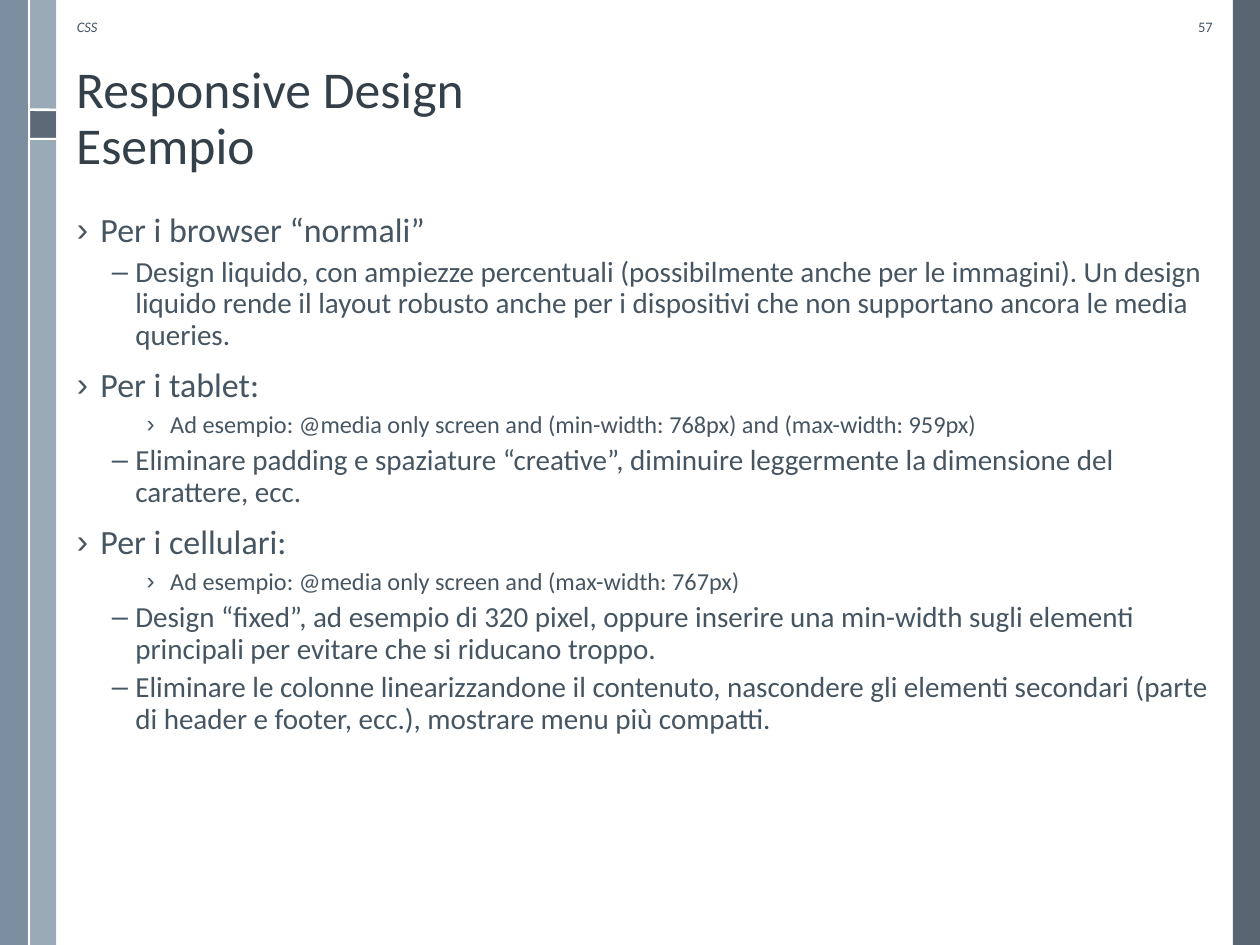
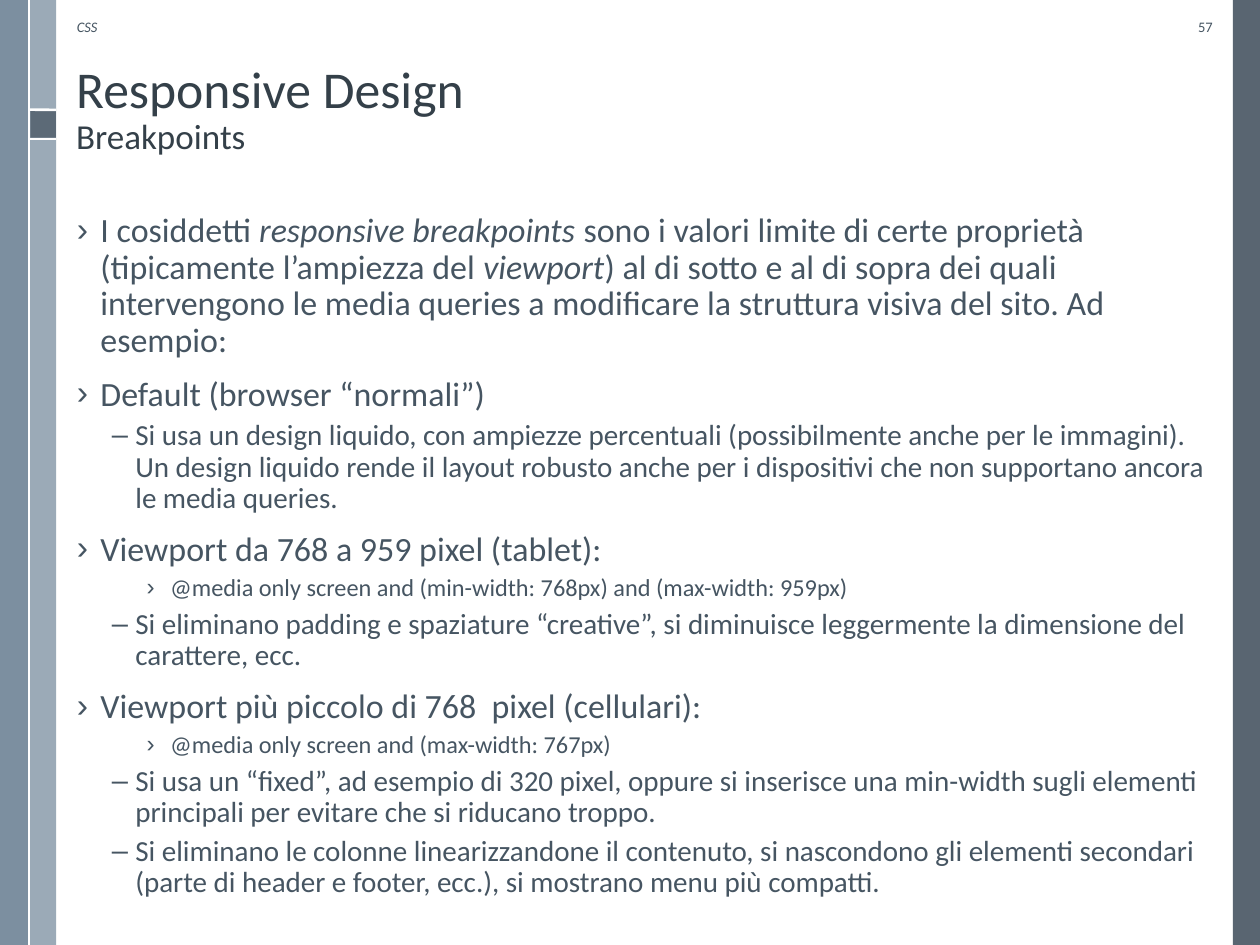
Before and after one commit to WebEngineering-Univaq/WE_Lecture_Slides, a slide deck: slide 57 of CSS3.pptx. Drawn at 1260x945 pixels with LibreOffice and Linux fonts; fonts in the diff are those of the drawing; background and template pictures are left out. Boxes give left, top, right and bottom in pixels: in the first picture for what was removed or moved away, otherwise in the second. Text is boxed around its words. In the diff, an @@ line names an element or a change of style, - is before the commit and + after.

```diff
--- a/CSS3.pptx
+++ b/CSS3.pptx
@@ title at (x1=76, y1=72, x2=464, y2=155): text changed @@
-Responsive Design
-Esempio
+Responsive Design
+Breakpoints
@@ text at (x1=100, y1=218, x2=1204, y2=897): text changed @@
-› Per i browser “normali”
-  – Design liquido, con ampiezze percentuali (possibilmente anche per le immagini). Un design liquido rende il layout robusto anche per i dispositivi che non supportano ancora le media queries.
-› Per i tablet:
-    › Ad esempio: @media only screen and (min-width: 768px) and (max-width: 959px)
-  – Eliminare padding e spaziature “creative”, diminuire leggermente la dimensione del carattere, ecc.
-› Per i cellulari:
-    › Ad esempio: @media only screen and (max-width: 767px)
-  – Design “fixed”, ad esempio di 320 pixel, oppure inserire una min-width sugli elementi principali per evitare che si riducano troppo.
-  – Eliminare le colonne linearizzandone il contenuto, nascondere gli elementi secondari (parte di header e footer, ecc.), mostrare menu più compatti.
+› I cosiddetti responsive breakpoints sono i valori limite di certe proprietà (tipicamente l’ampiezza del viewport) al di sotto e al di sopra dei quali intervengono le media queries a modificare la struttura visiva del sito. Ad esempio:
+› Default (browser “normali”)
+  – Si usa un design liquido, con ampiezze percentuali (possibilmente anche per le immagini). Un design liquido rende il layout robusto anche per i dispositivi che non supportano ancora le media queries.
+› Viewport da 768 a 959 pixel (tablet):
+    › @media only screen and (min-width: 768px) and (max-width: 959px)
+  – Si eliminano padding e spaziature “creative”, si diminuisce leggermente la dimensione del carattere, ecc.
+› Viewport più piccolo di 768 pixel (cellulari):
+    › @media only screen and (max-width: 767px)
+  – Si usa un “fixed”, ad esempio di 320 pixel, oppure si inserisce una min-width sugli elementi principali per evitare che si riducano troppo.
+  – Si eliminano le colonne linearizzandone il contenuto, si nascondono gli elementi secondari (parte di header e footer, ecc.), si mostrano menu più compatti.
```
Also in this commit, not shown: 15 other slides changed, 2 other files.
